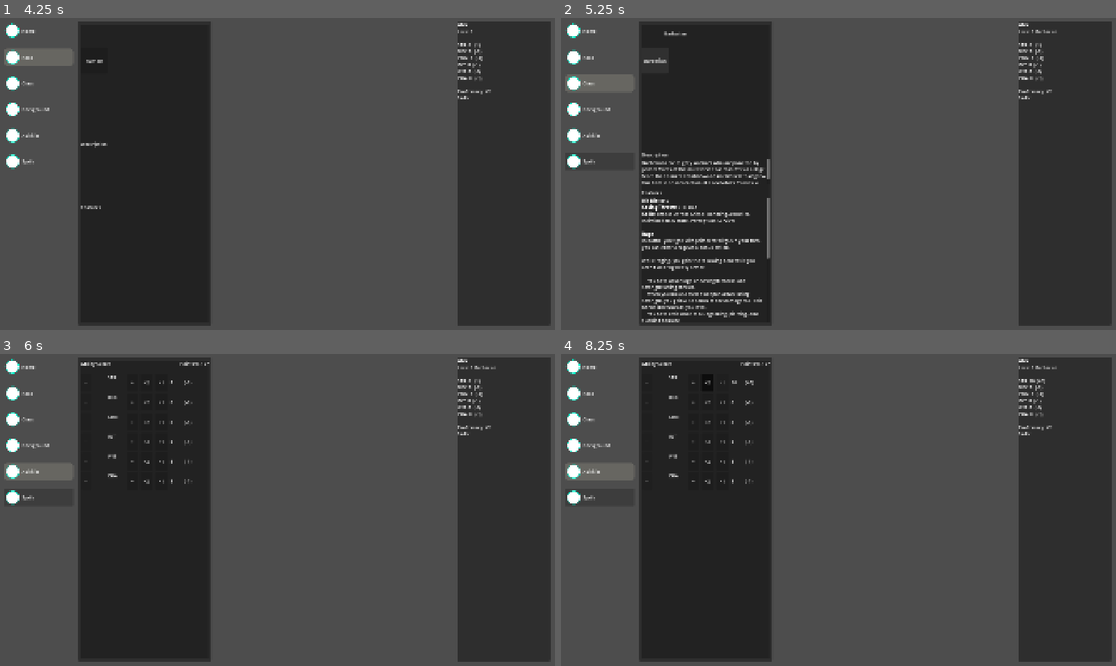
Above: before the commit, frames 1-4 (two rows, left to right).
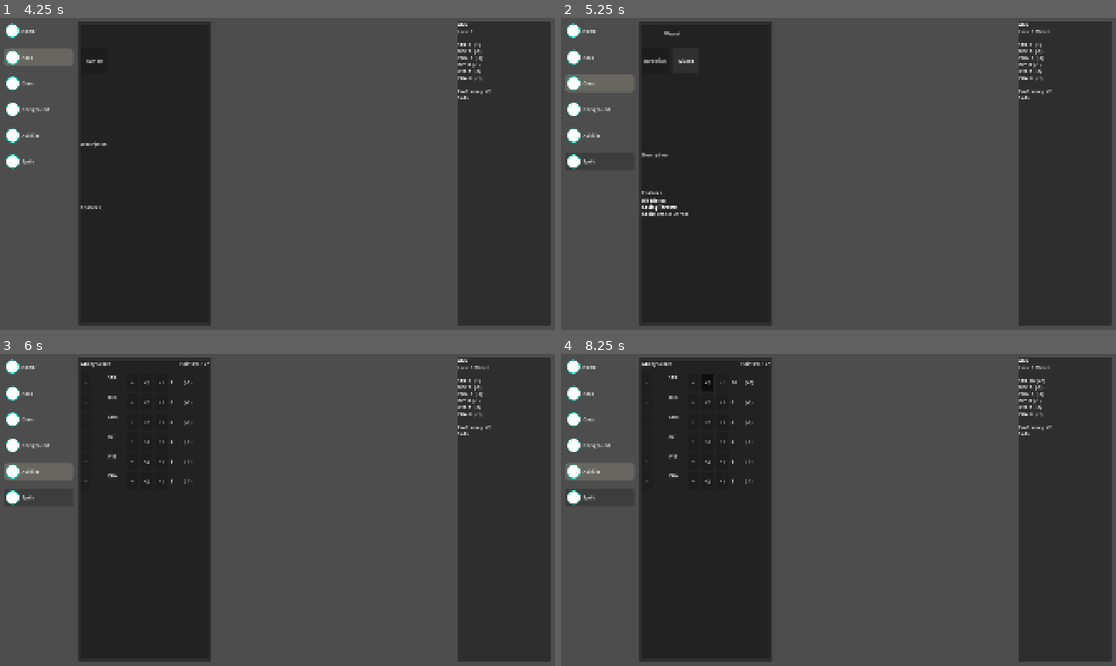
Above: after the commit, the same moments.

Repository: aalam24/dungeons-n-duelling
Game: Godot game, scene res://scenes/ui/main_menu.tscn
Same seed, same stepped clock (60 frames per second), same inputs: the game is played once before the commit and once after it.
Inputs (mouse positions are in pixels of both pictures, inside the frame that each line leads up to):
- Up to frame 1 (4.25 s): click "Play" at 0.5 s; click "New Character" at 1.25 s; click (38, 30) at 2 s; click (144, 39) at 2.77 s; type "Alex" at 2.85 s; click (144, 64) at 3 s; type "Alex" at 3.08 s; click (38, 58) at 3.5 s
- Up to frame 2 (5.25 s): click (599, 83) at 4.25 s; click "Barbarian" (after the commit: "Wizard") at 5 s
- Up to frame 3 (6 s): click (38, 472) at 5.75 s
- Up to frame 4 (8.25 s): click "+" at 6.5 s; click "−" at 7.25 s; click "+2" at 8 s

Frame 1 is identical in both runs. In frame 2, 2.8% of the frame differs, in the area x 14-90%, y 3-98%; in frame 3, less than 0.1%; in frame 4, less than 0.1%.

Commit message:
Added the wizard class to test the spell tab in character creation. Addedd a few spells along with it.

Diff:
--- a/autoload/rules_db.gd
+++ b/autoload/rules_db.gd
@@ -3,12 +3,13 @@
 var classes: Dictionary = {}
 var races: Dictionary = {}
 var backgrounds: Dictionary = {}
+var spells: Dictionary = {}
 
 func _ready() -> void:
 	classes = _load_dir("res://rules/classes/")
 	races = _load_dir("res://rules/races/")
 	backgrounds = _load_dir("res://rules/backgrounds/")
-	print("classes: %d  races: %d  backgrounds: %d" % [classes.size(), races.size(), backgrounds.size()])
+	spells = _load_dir("res://rules/spells/")
 
 func _load_dir(path: String) -> Dictionary:
 	var out := {}
--- a/rules/character_sheet.gd
+++ b/rules/character_sheet.gd
@@ -15,6 +15,8 @@
 @export var asi_major: String = "" # should be +2
 @export var asi_minor: String = "" # should be +1
 @export var chosen_class_skills: Array[String] = []
+@export var known_cantrips: Array[String] = [] #spell ids
+@export var known_spells: Array[String] = []
 
 func ability_score(key: String) -> int:
 	var score: int = base_abilities[key]
--- a/rules/class_def.gd
+++ b/rules/class_def.gd
@@ -12,3 +12,6 @@
 @export var skill_choice_count: int = 2 # amount of skills for class they pick
 @export var skill_choices: Array[String] = [] # eligible list of skills
 @export var level_1_features: Array[TraitDef] = []
+@export var spell_list: Array[SpellDef] = []
+@export var cantrips_known_at_1: int = 0
+@export var spells_known_at_1: int = 0
--- /dev/null
+++ b/rules/classes/wizard.tres
@@ -0,0 +1,10 @@
+[gd_resource type="Resource" script_class="ClassDef" format=3 uid="uid://dphgsm5r3x706"]
+
+[ext_resource type="Script" uid="uid://bj27exbb6e5n1" path="res://rules/trait_def.gd" id="1_64221"]
+[ext_resource type="Script" uid="uid://yc4ax1alifi8" path="res://rules/class_def.gd" id="2_250xr"]
+
+[resource]
+script = ExtResource("2_250xr")
+id = "wizard"
+display_name = "Wizard"
+metadata/_custom_type_script = "uid://yc4ax1alifi8"
--- /dev/null
+++ b/rules/spell_def.gd
@@ -0,0 +1,33 @@
+class_name SpellDef
+extends Resource
+
+enum School {ABJURATION, CONJURATION, DIVINATION, ENCHANTMENT,
+EVOCATION, ILLUSION, NECROMANCY, TRANSMUTATION}
+enum TargetMode {SELF, SINGLE, SPHERE, CONE, LINE, CUBE}
+enum SaveEffect {NONE, HALF, NEGATE}
+
+@export var id: String = ""
+@export var display_name: String = ""
+@export var level: int = 1 # 0 = cantrips
+@export var school: School = School.EVOCATION
+@export_multiline var description: String = ""
+@export var icon: Texture2D
+
+@export_group("Casting")
+@export var casting_time: String = "1 action"
+@export var range_ft: int = 0
+@export var duration: String = "Instantaneous"
+@export var concentration: bool = false
+@export var ritual: bool = false
+
+@export_group("Targetting")
+@export var target_mode: TargetMode = TargetMode.SINGLE
+@export var area_size_ft: int = 0 # radius/length/edge
+
+@export_group("Resolution")
+@export var attack_roll: bool = false
+@export var save_ability: String = "" # "DEX" or "STR" or "" if none
+@export var save_effect: SaveEffect = SaveEffect.NONE
+@export var damage_dice: String = ""
+@export var damage_type: String = ""
+@export var upcast_dice: String = "" # 1d6 per level
--- /dev/null
+++ b/rules/spell_resolver.gd
@@ -0,0 +1,12 @@
+class_name SpellResolver
+extends RefCounted
+
+static func damage_for(spell: SpellDef, caster: CharacterSheet, slot_level: int) -> String:
+	var dice := spell.damage_dice
+	if slot_level > spell.level and spell.upcast_dice != "":
+		pass #add (slot_level - spell.level) * upcast_die
+	return dice
+
+static func save_dc(spell: SpellDef, caster: CharacterSheet) -> int:
+	var cls: ClassDef = RulesDB.classes.get(caster.char_class)
+	return 8 + caster.prof_bonus() + caster.modifier(cls.spellcasting_ability)
--- /dev/null
+++ b/rules/spells/fireball.tres
@@ -0,0 +1,18 @@
+[gd_resource type="Resource" script_class="SpellDef" format=3 uid="uid://ct6fux4ly0gpw"]
+
+[ext_resource type="Script" uid="uid://ck72s4gnt1ypy" path="res://rules/spell_def.gd" id="1_i2sq6"]
+
+[resource]
+script = ExtResource("1_i2sq6")
+id = "fireball"
+display_name = "Fireball"
+level = 3
+description = "A bright streak flashes from you to a point you choose within range and then blossoms with a low roar into a fiery explosion. Each creature in a 20-foot-radius Sphere centered on that point makes a Dexterity saving throw, taking 8d6 Fire damage on a failed save or half as much damage on a successful one."
+range_ft = 150
+target_mode = 2
+area_size_ft = 20
+save_ability = "DEX"
+save_effect = 1
+damage_dice = "8d6"
+damage_type = "fire"
+metadata/_custom_type_script = "uid://ck72s4gnt1ypy"
--- /dev/null
+++ b/rules/spells/firebolt.tres
@@ -0,0 +1,15 @@
+[gd_resource type="Resource" script_class="SpellDef" format=3 uid="uid://ber4ugqxy7jp0"]
+
+[ext_resource type="Script" uid="uid://ck72s4gnt1ypy" path="res://rules/spell_def.gd" id="1_jdj6v"]
+
+[resource]
+script = ExtResource("1_jdj6v")
+id = "firebolt"
+display_name = "Fire Bolt"
+level = 0
+description = "You hurl a mote of fire at a creature or an object within range. Make a ranged spell attack against the target. On a hit, the target takes 1d10 Fire damage. A flammable object hit by this spell starts burning if it isn't being worn or carried."
+range_ft = 120
+attack_roll = true
+damage_dice = "1d10"
+damage_type = "Fire"
+metadata/_custom_type_script = "uid://ck72s4gnt1ypy"
--- /dev/null
+++ b/rules/spells/magic_missile.tres
@@ -0,0 +1,13 @@
+[gd_resource type="Resource" script_class="SpellDef" format=3 uid="uid://cb4p0lbwhfrek"]
+
+[ext_resource type="Script" uid="uid://ck72s4gnt1ypy" path="res://rules/spell_def.gd" id="1_vdib6"]
+
+[resource]
+script = ExtResource("1_vdib6")
+id = "magic_missile"
+display_name = "Magic Missile"
+description = "You create three glowing darts of magical force. Each dart strikes a creature of your choice that you can see within range. A dart deals 1d4 + 1 Force damage to its target. The darts all strike simultaneously, and you can direct them to hit one creature or several."
+range_ft = 120
+damage_dice = "1d4 + 1"
+damage_type = "force"
+metadata/_custom_type_script = "uid://ck72s4gnt1ypy"
--- /dev/null
+++ b/rules/spells/shield.tres
@@ -0,0 +1,13 @@
+[gd_resource type="Resource" script_class="SpellDef" format=3 uid="uid://cajqx8jfvx34t"]
+
+[ext_resource type="Script" uid="uid://ck72s4gnt1ypy" path="res://rules/spell_def.gd" id="1_7qmmp"]
+
+[resource]
+script = ExtResource("1_7qmmp")
+id = "shield"
+display_name = "Shield"
+school = 0
+description = "An imperceptible barrier of magical force protects you. Until the start of your next turn, you have a +5 bonus to AC, including against the triggering attack, and you take no damage from Magic Missile."
+casting_time = "reaction"
+target_mode = 0
+metadata/_custom_type_script = "uid://ck72s4gnt1ypy"
Not shown, added: rules/spell_def.gd.uid
Not shown, added: rules/spell_resolver.gd.uid
